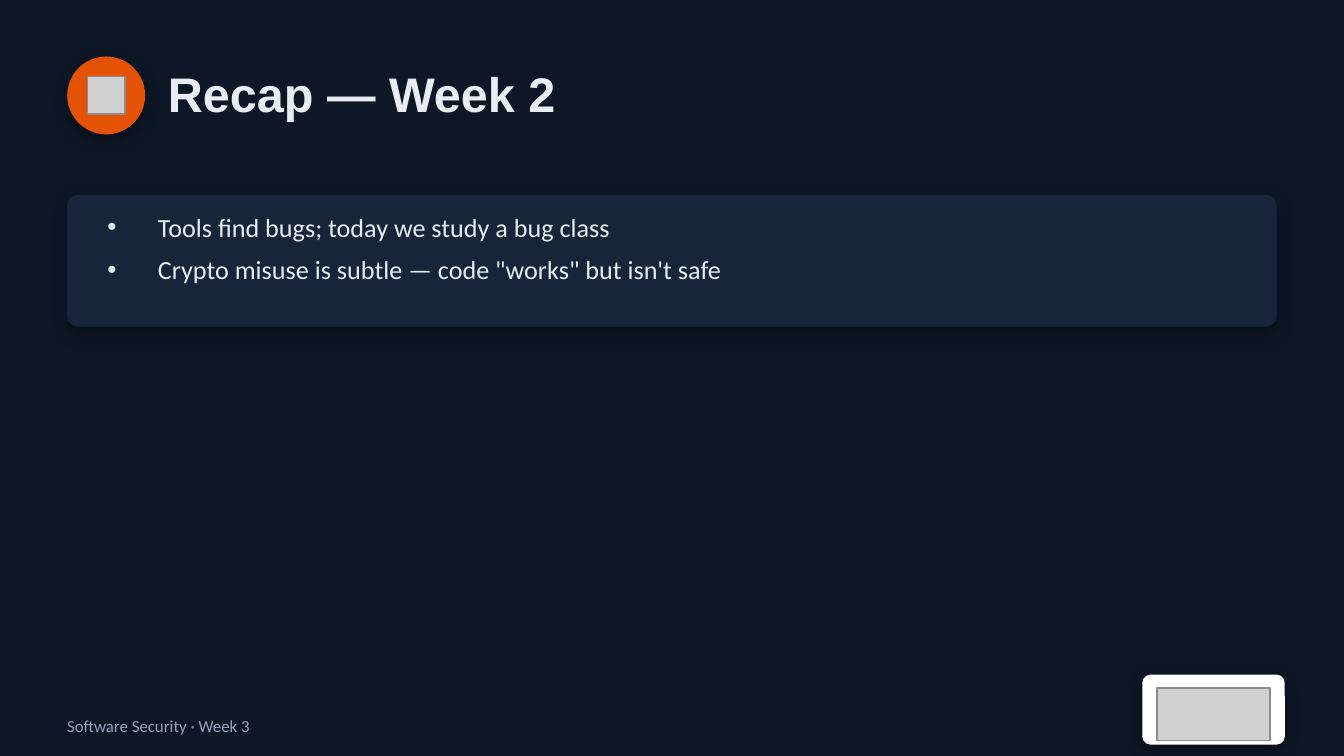
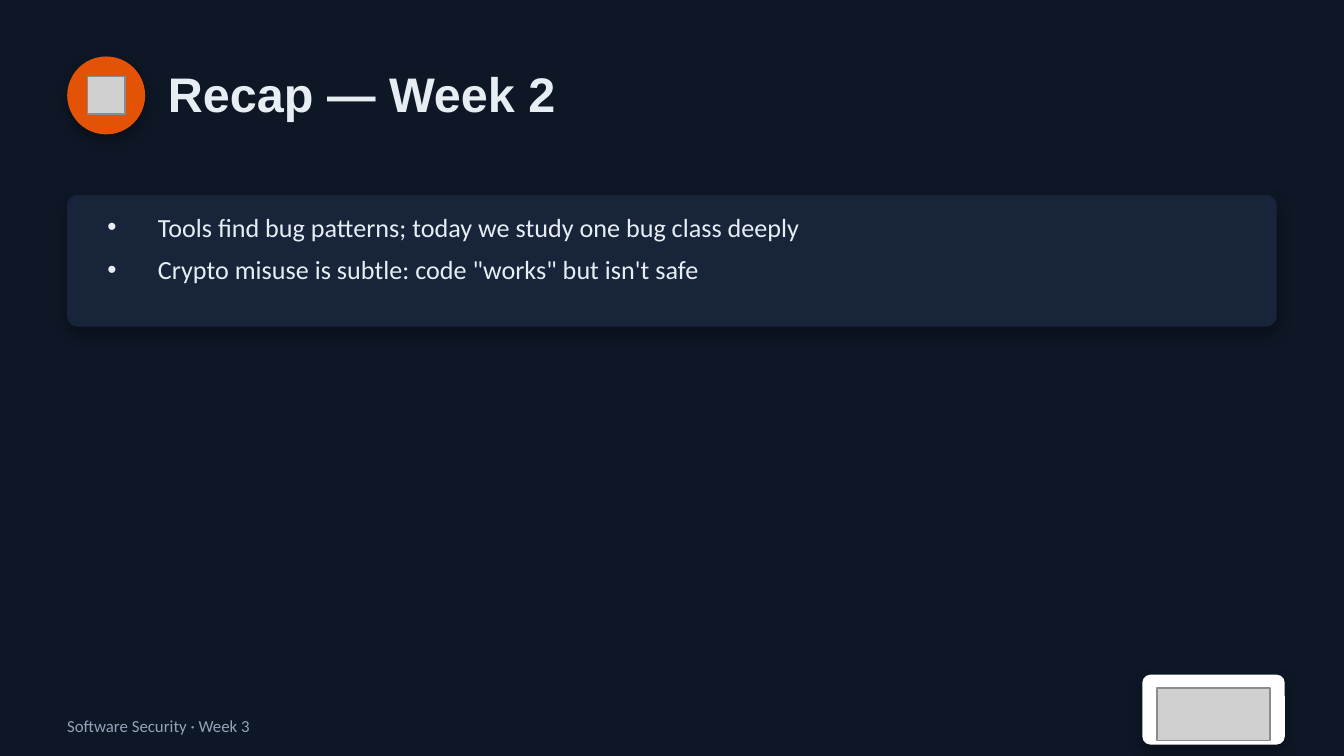
Before and after one commit to nutthakorn7/software-security, a slide deck: slide 3 of slides/pptx/week03.pptx. Drawn at 1344x756 pixels with LibreOffice and Linux fonts; fonts in the diff are those of the drawing; grey boxes stand for pictures. Boxes give left, top, right and bottom in pixels: in the first picture for what was removed or moved away, otherwise in the second. Text is boxed around its words. In the diff, an @@ line names an element or a change of style, - is before the commit and + after.

```diff
--- a/slides/pptx/week03.pptx
+++ b/slides/pptx/week03.pptx
@@ text at (158,219,799,284): text changed @@
-• Tools find bugs; today we study a bug class
-• Crypto misuse is subtle — code "works" but isn't safe
+• Tools find bug patterns; today we study one bug class deeply
+• Crypto misuse is subtle: code "works" but isn't safe
```
Also in this commit, not shown: 7 other slides changed, 1 slide added, 3 other files.
